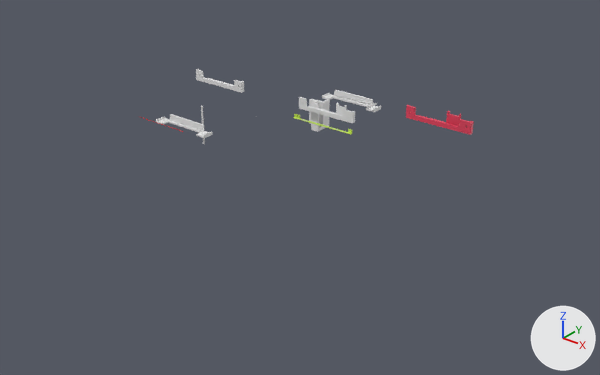
The Blender file RAK2270/rak2270-base03.blend as it was, and as the next commit left it.
Before and after are seen from a 50 mm lens placed at (516.0, -829.0, 379.0), pointed at (-74.0, -92.0, -78.0). Arrows for +X, +Y and +Z are at lower right; the lights stay in place.

Names of what the first picture shows: 'Cylinder.001', 'base02', 'jivan04', 'rig07', 'rig07.001', 'rig09.001', 'rig12'.
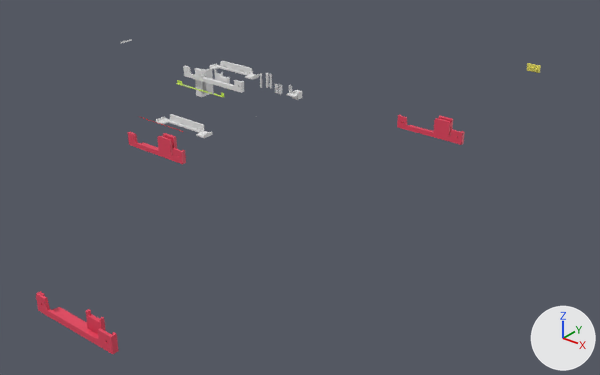
Diff of the bpy script that builds the scene:
```diff
--- a/RAK2270/rak2270-base03.blend.py
+++ b/RAK2270/rak2270-base03.blend.py
@@ mat_material_003 @@
+mat_material_003 = principled_material('Material.003')
+mat_material_003.base_color = (0.8, 0.741, 0.133)  # yellow #e7df66
@@ me_cube_014 @@
+me_cube_014.from_pydata(...)  # 440 vertices, 339 faces; spans x -8.46..0.5, y -1.5..1.0, z -1.51..9.77
+me_cube_014.materials.append(mat_material_002)  # red #e7445f
@@ me_cube_013 @@
+me_cube_013.from_pydata(...)  # 654 vertices, 340 faces; spans x -8.8..8.8, y -4.7..4.7, z -1.3..11.9
+me_cube_013.materials.append(mat_material_003)  # yellow #e7df66
@@ me_cylinder_005 @@
+me_cylinder_005.from_pydata(...)  # 640 vertices, 340 faces; spans x -1.0..17.0, y -1.0..5.2, z -1.0..-0.1
@@ me_cube_012 @@
+me_cube_012.from_pydata(...)  # a box spanning x -4.9..4.9, y -4.9..4.9, z -4.9..4.9
@@ me_cube_010 @@
+me_cube_010.from_pydata(...)  # 201 vertices, 108 faces; spans x -1.0..0.9, y -1.0..1.0, z -1.0..14.2
@@ me_cube_002_1 @@
+me_cube_002_1.from_pydata(...)  # 1108 vertices, 683 faces; spans x -8.5..0.5, y -1.5..1.0, z -1.5..24.1
+me_cube_002_1.materials.append(mat_material_002)  # red #e7445f
@@ ob_base02 @@
 ob_base02 = bpy.data.objects.new('base02', me_cube)
-ob_base02.location = (-73.5, -45.2, -8.8)
+ob_base02.location = (-289.6, -45.2, -8.8)
@@ ob_rig07 @@
 ob_rig07 = bpy.data.objects.new('rig07', me_cube_001)
-ob_rig07.location = (-58.6, 46.8, -10.6)
+ob_rig07.location = (-274.7, 46.8, -10.6)
 ob_rig07.rotation_euler = (0.0, 0.0, 12.57)  # degrees (0, 0, 0)
@@ ob_jivan04 @@
 ob_jivan04 = bpy.data.objects.new('jivan04', me_cube_005)
-ob_jivan04.location = (-109.2, 11.9, -34.3)
+ob_jivan04.location = (-325.4, 11.9, -34.3)
 ob_jivan04.rotation_euler = (3.142, 0.0, 0.0)  # degrees (180, 0, 0)
@@ ob_cylinder_001 @@
 ob_cylinder_001 = bpy.data.objects.new('Cylinder.001', me_cylinder_001)
-ob_cylinder_001.location = (-207.3, -125.6, -16.6)
-ob_cylinder_001.scale = (1.16, 1.16, 26.2)
+ob_cylinder_001.location = (-210.7, 6.2, 8.9)
+ob_cylinder_001.scale = (1.77, 1.77, 10.3)
@@ ob_rig12 @@
 ob_rig12 = bpy.data.objects.new('rig12', me_cube_002)
-ob_rig12.location = (108.4, -10.1, 25.3)
+ob_rig12.location = (108.4, -536.2, 25.3)
 ob_rig12.rotation_euler = (-1.571, 0.0, 12.57)  # degrees (-90, 0, 0)
@@ ob_rig09_001 @@
 ob_rig09_001 = bpy.data.objects.new('rig09.001', me_cube_007)
-ob_rig09_001.location = (-51.3, -18.0, 2.4)
+ob_rig09_001.location = (-267.5, -18.0, 2.4)
 ob_rig09_001.rotation_euler = (-1.571, 0.0, 12.57)  # degrees (-90, 0, 0)
@@ ob_rig14_001 @@
+ob_rig14_001 = bpy.data.objects.new('rig14.001', me_cube_014)
+ob_rig14_001.location = (-110.2, -257.6, 13.5)
+ob_rig14_001.rotation_euler = (-1.571, 0.0, 12.57)  # degrees (-90, 0, 0)
+ob_rig14_001.scale = (9.87, 9.87, 0.98)
@@ ob_jtag02 @@
+ob_jtag02 = bpy.data.objects.new('jtag02', me_cube_013)
+ob_jtag02.location = (85.6, 213.6, 33.7)
+ob_jtag02.rotation_euler = (1.571, 0.0, 0.0)  # degrees (90, 0, 0)
+ob_jtag02.scale = (1.05, 1.05, 0.7)
@@ ob_great @@
+ob_great = bpy.data.objects.new('great', me_cylinder_005)
+ob_great.location = (-185.5, -6.6, 13.1)
+ob_great.scale = (0.609, 0.609, 13.7)
@@ ob_cube_002 @@
+ob_cube_002 = bpy.data.objects.new('Cube.002', me_cube_012)
+ob_cube_002.location = (-162.5, 12.7, -3.8)
@@ ob_pogo03 @@
+ob_pogo03 = bpy.data.objects.new('pogo03', me_cube_010)
+ob_pogo03.location = (-162.1, 2.5, -0.8)
+ob_pogo03.scale = (7.23, 4.69, 0.875)
@@ ob_rig16 @@
+ob_rig16 = bpy.data.objects.new('rig16', me_cube_002_1)
+ob_rig16.location = (98.0, -10.4, 10.1)
+ob_rig16.rotation_euler = (-1.571, 0.0, 12.57)  # degrees (-90, 0, 0)
+ob_rig16.scale = (9.87, 9.87, 0.98)
```

Pixel boxes (x1, y1, x2, y2) of what changed, in the pictures (600 x 375 px):
'rig12', moved: before (406, 105, 474, 135); after (36, 291, 119, 354)
'rig16', added (red): after (397, 115, 465, 145)
'rig07', moved: before (322, 90, 381, 112); after (209, 61, 259, 80)
'rig14.001', added (red): after (128, 131, 186, 164)
'jivan04', moved: before (309, 99, 330, 132); after (195, 68, 213, 97)
'rig09.001', moved: before (299, 97, 355, 123); after (183, 65, 230, 84)
'base02', moved: before (293, 114, 352, 135); after (176, 80, 224, 97)
'jtag02', added: after (527, 63, 541, 73)
'Cylinder.001', moved, rescaled: before (201, 106, 205, 144); after (266, 73, 269, 88)
'Cube.002', added: after (292, 90, 302, 100)
'pogo03', added: after (286, 85, 299, 97)
'great', added: after (275, 84, 282, 95)
